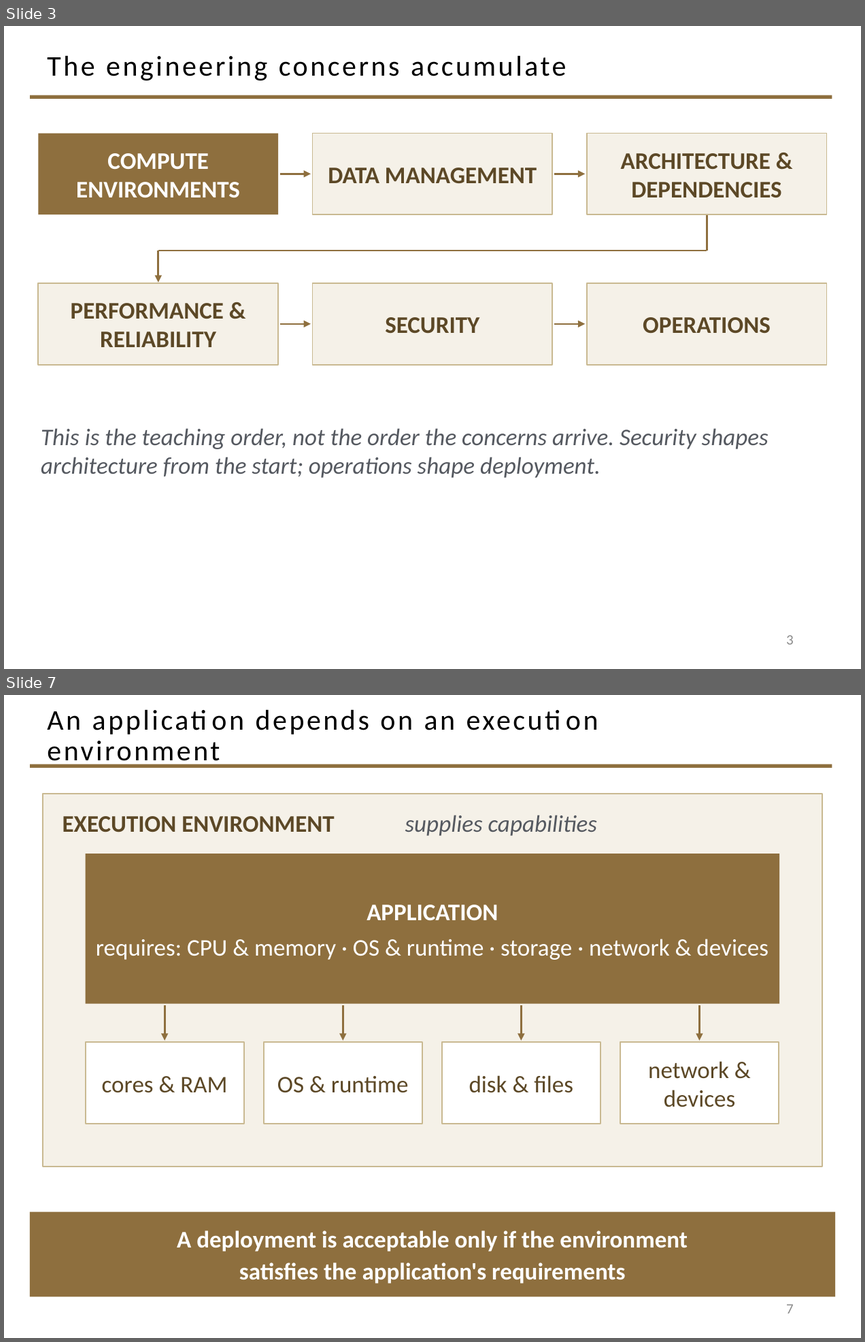
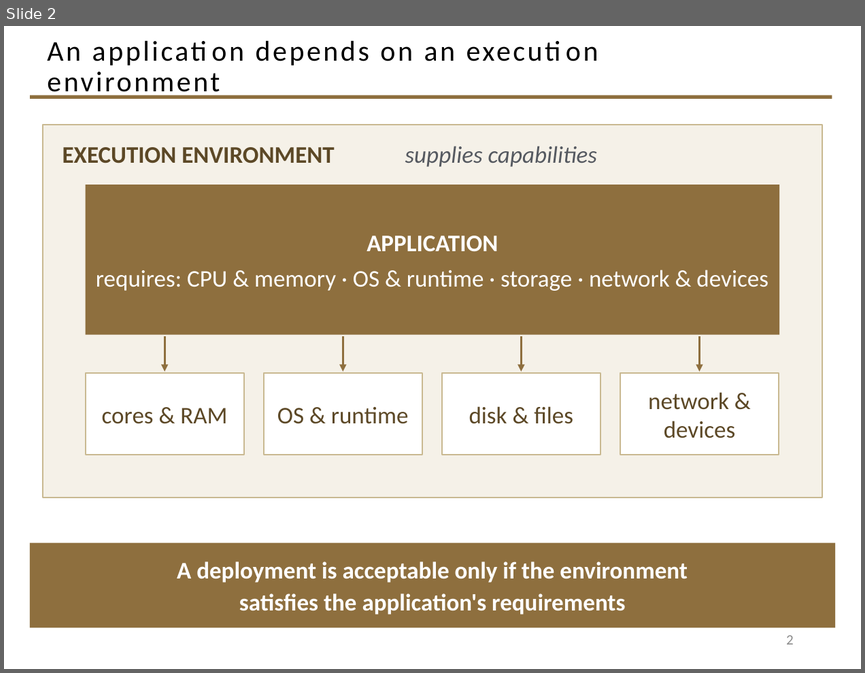
Before and after one commit to davisjam/model-based-agentic-software-engineering, a slide deck: course/lectures/act-3-software-in-the-world/02-compute-environments-and-data-management/3-1-Compute-Environments-and-Deployment.pptx. Shown one above the other, each under a label of ours: slides 3 and 7 before the commit, slide 2 after it; the slides between them are not shown. The pictures are 865x1342 and 865x673 pixels, drawn with LibreOffice and Linux fonts; fonts in the diff are those of the drawing; background and template pictures are left out. Boxes give left, top, right and bottom in pixels: in the first picture for what was removed or moved away, otherwise in the second. Text is boxed around its words. In the diff, an @@ line names an element or a change of style, - is before the commit and + after.

```diff
--- a/course/lectures/act-3-software-in-the-world/02-compute-environments-and-data-management/3-1-Compute-Environments-and-Deployment.pptx
+++ b/course/lectures/act-3-software-in-the-world/02-compute-environments-and-data-management/3-1-Compute-Environments-and-Deployment.pptx
@@ slide 3 removed at [4,26,861,669], background #FFFFFF; not listed: 1 template element that a slide beside it also shows @@
@@ title removed at [47,55,566,81] @@
-The engineering concerns accumulate
@@ rectangle removed at [38,133,278,214] @@
-COMPUTE ENVIRONMENTS
@@ rectangle removed at [313,133,552,214] @@
-DATA MANAGEMENT
@@ rectangle removed at [587,133,827,214] @@
-ARCHITECTURE & DEPENDENCIES
@@ arrow removed from (280, 174) to (311, 174) @@
@@ arrow removed from (554, 174) to (585, 174) @@
@@ line removed from (706, 215) to (706, 250) @@
@@ line removed from (158, 250) to (706, 250) @@
@@ arrow removed from (158, 250) to (158, 282) @@
@@ rectangle removed at [38,283,278,365] @@
-PERFORMANCE & RELIABILITY
@@ rectangle removed at [313,283,552,365] @@
-SECURITY
@@ rectangle removed at [587,283,827,365] @@
-OPERATIONS
@@ arrow removed from (280, 324) to (311, 324) @@
@@ arrow removed from (554, 324) to (585, 324) @@
@@ text removed at [41,428,768,478] @@
-This is the teaching order, not the order the concerns arrive. Security shapes architecture from the start; operations shape deployment.
@@ page number removed at [786,635,793,644] @@
-3
@@ what was slide 7 is now slide 2 @@
@@ page number at [786,635,793,644]: text changed @@
-7
+2
```
Also in this commit, not shown: 5 slides added, 5 other slides removed, 1 other file.
